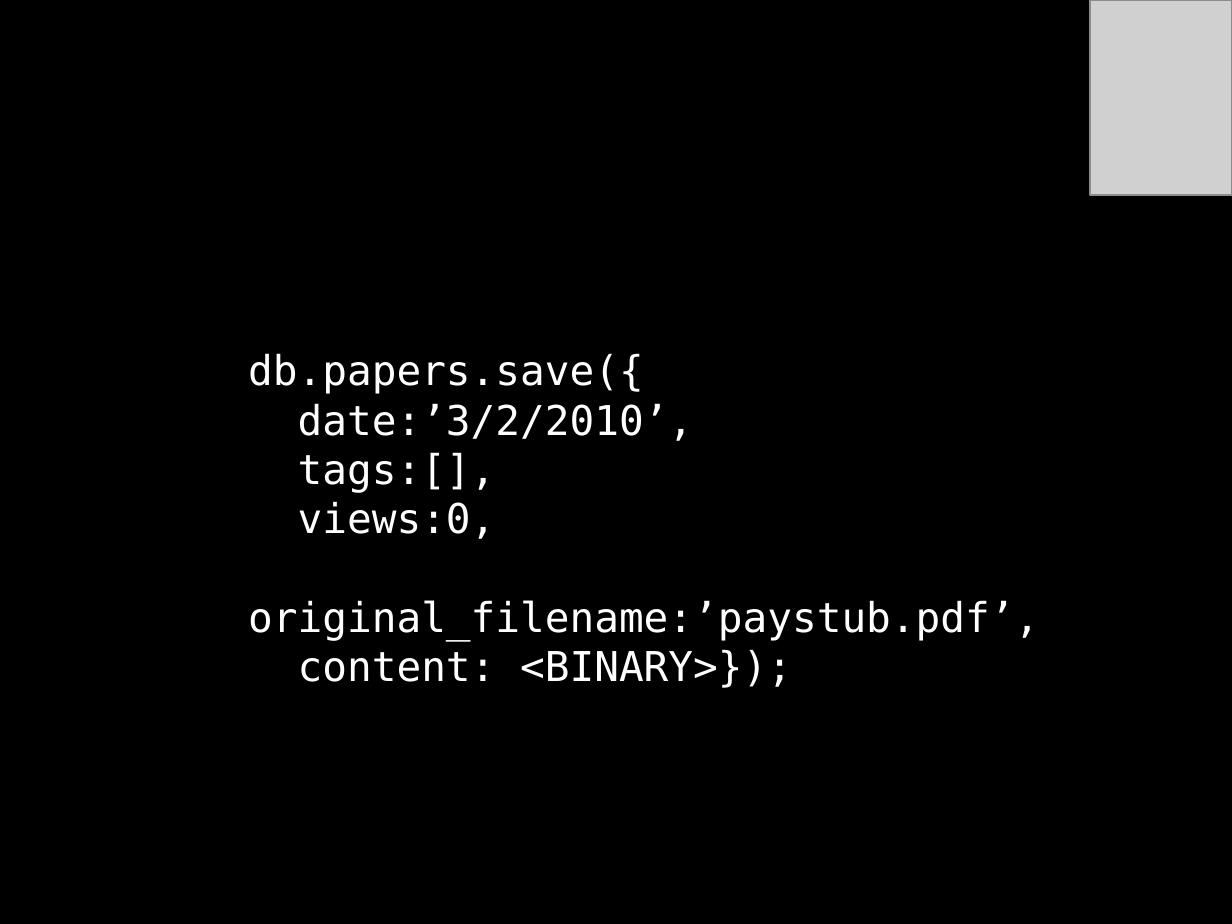
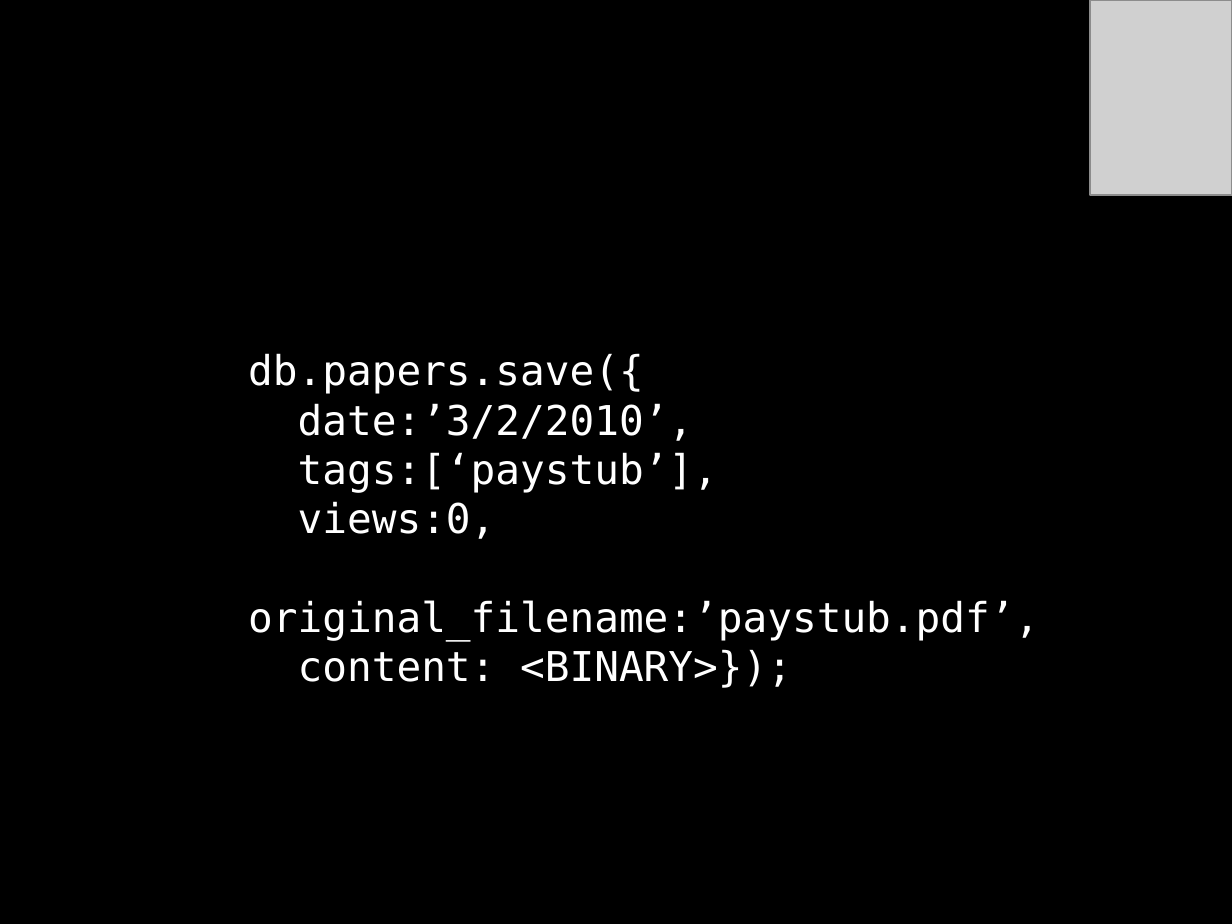
Before and after one commit to jonfuller/presentations, a slide deck: slide 15 of mongo.pptx (slide 14 before the commit). Drawn at 1232x924 pixels with LibreOffice and Linux fonts; fonts in the diff are those of the drawing; grey boxes stand for pictures. Boxes give left, top, right and bottom in pixels: in the first picture for what was removed or moved away, otherwise in the second. Text is boxed around its words. In the diff, an @@ line names an element or a change of style, - is before the commit and + after.

```diff
--- a/mongo.pptx
+++ b/mongo.pptx
@@ text at (298, 452, 718, 493): text changed @@
-tags:[],
+tags:[‘paystub’],
```
Also in this commit, not shown: 5 other slides changed, 1 slide added.
